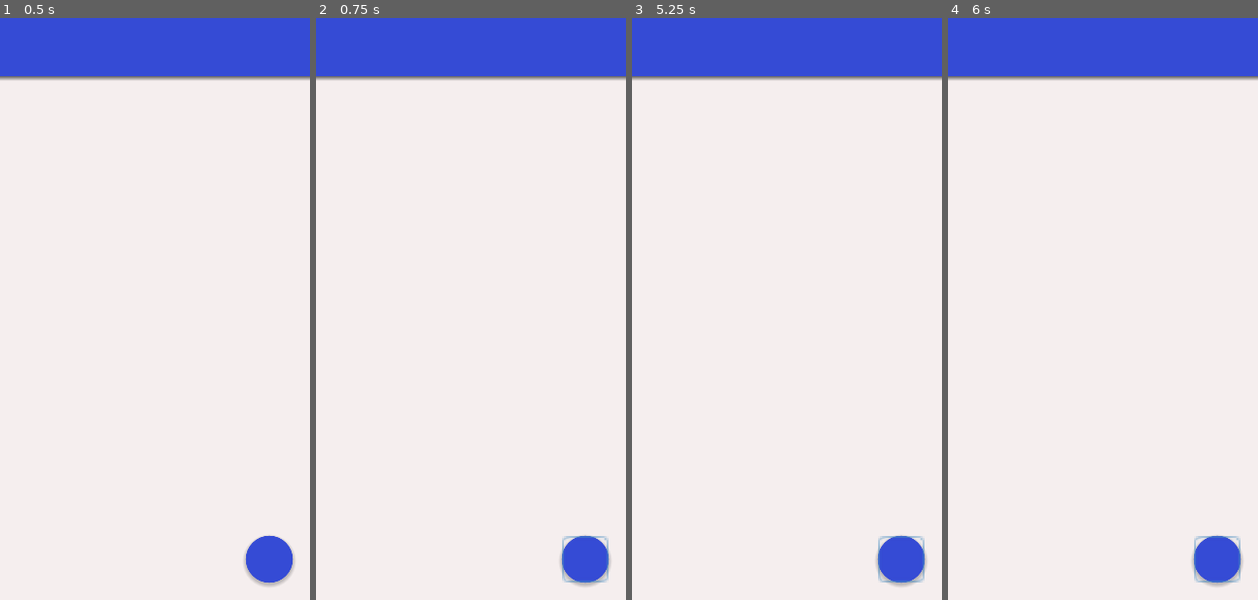
Above: before the commit, frames 1-4 (left to right).
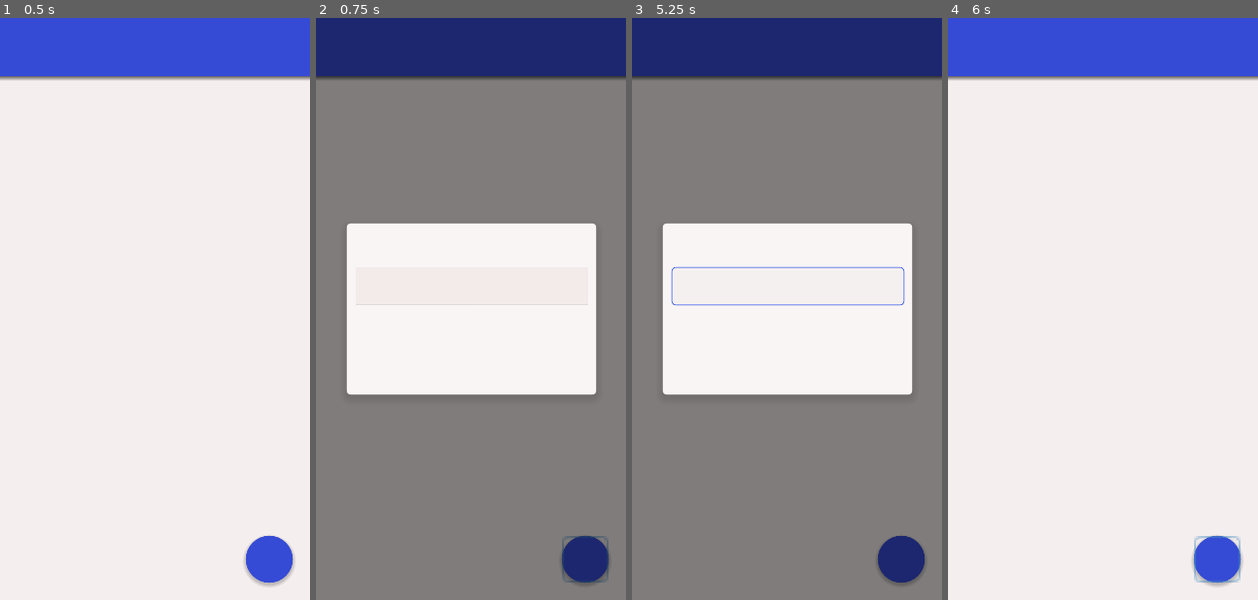
Above: after the commit, the same moments.

Repository: ErykMiszczuk/time-after-time
Game: Godot game, scene res://App.tscn
Two runs of this game, one before a commit and one after it. Both use one fixed random seed, a clock stepped at 60 frames per second and the inputs below.
Inputs (mouse positions are in pixels of both pictures, inside the frame that each line leads up to):
- Up to frame 1 (0.5 s): no input
- Up to frame 2 (0.75 s): click "+" at 0.5 s
- Up to frame 3 (5.25 s): click (805, 367) at 1.25 s, where only the run after the commit has a clickable "CANCEL"; click "+" at 2 s; click (876, 367) at 2.75 s, where only the run after the commit has a clickable "OK"; click "+" at 3.5 s; click (876, 367) at 4.25 s, where only the run after the commit has a clickable "OK"; tap Enter at 5 s; move the mouse to (855, 279) at 5.02 s; click (855, 279) at 5.17 s
- Up to frame 4 (6 s): click (1192, 367) at 5.75 s, where only the run after the commit has a clickable "OK"

Frame 1 is identical in both runs. In frame 2, 76% of the frame differs, in the area x 0-100%, y 0-100%; in frame 3, 77%; in frame 4, nothing differs.

Commit message:
Modal will hide when user click outside of panel area

Diff:
--- /dev/null
+++ b/AddTimerDialog.gd
@@ -0,0 +1,20 @@
+extends PopupDialog
+
+func _on_AddTimerBtn_pressed() -> void:
+	self.show_modal()
+
+
+func _on_CancelBtn_pressed() -> void:
+	if self.visible:
+		self.hide()
+
+
+func _on_OkBtn_pressed() -> void:
+	if self.visible:
+		self.hide()
+
+
+func _on_AddTimerDialog_gui_input(event: InputEvent) -> void:
+	if event is InputEventMouseButton:
+		if self.visible:
+			self.hide()
--- a/App.tscn
+++ b/App.tscn
@@ -1,10 +1,11 @@
-[gd_scene load_steps=8 format=2]
+[gd_scene load_steps=9 format=2]
 
 [ext_resource path="res://material_design_theme.tres" type="Theme" id=1]
 [ext_resource path="res://card_style.tres" type="StyleBox" id=2]
 [ext_resource path="res://roboto_bold_font.tres" type="DynamicFont" id=3]
 [ext_resource path="res://fab_style.tres" type="StyleBox" id=4]
 [ext_resource path="res://fab_pressed_style.tres" type="StyleBox" id=5]
+[ext_resource path="res://AddTimerDialog.gd" type="Script" id=6]
 
 [sub_resource type="StyleBoxFlat" id=1]
 content_margin_left = 8.0
@@ -14,8 +15,8 @@
 bg_color = Color( 0.207843, 0.294118, 0.835294, 1 )
 shadow_size = 5
 
-[sub_resource type="StyleBoxFlat" id=3]
-bg_color = Color( 0.176471, 0.160784, 0.160784, 0.486275 )
+[sub_resource type="StyleBoxFlat" id=2]
+bg_color = Color( 0, 0, 0, 0.478431 )
 
 [node name="App" type="Control"]
 anchor_right = 1.0
@@ -68,7 +69,7 @@
 size_flags_horizontal = 3
 size_flags_vertical = 3
 
-[node name="ScrollList__Items" type="VBoxContainer" parent="AppBackground/Control/AppView/ScrollList"]
+[node name="Items" type="VBoxContainer" parent="AppBackground/Control/AppView/ScrollList"]
 
 [node name="AddTimerBtn" type="Button" parent="AppBackground/Control"]
 anchor_left = 1.0
@@ -89,14 +90,16 @@
 }
 
 [node name="AddTimerDialog" type="PopupDialog" parent="AppBackground/Control"]
+visible = true
 anchor_right = 1.0
 anchor_bottom = 1.0
-custom_styles/panel = SubResource( 3 )
+custom_styles/panel = SubResource( 2 )
+script = ExtResource( 6 )
 __meta__ = {
 "_edit_use_anchors_": false
 }
 
-[node name="Panel" type="Panel" parent="AppBackground/Control/AddTimerDialog"]
+[node name="DialogBackground" type="Panel" parent="AppBackground/Control/AddTimerDialog"]
 anchor_left = 0.5
 anchor_top = 0.5
 anchor_right = 0.5
@@ -110,7 +113,7 @@
 "_edit_use_anchors_": false
 }
 
-[node name="Label" type="Label" parent="AppBackground/Control/AddTimerDialog/Panel"]
+[node name="DialogTitle" type="Label" parent="AppBackground/Control/AddTimerDialog/DialogBackground"]
 margin_left = 16.0229
 margin_top = 13.6633
 margin_right = 121.023
@@ -121,7 +124,7 @@
 "_edit_use_anchors_": false
 }
 
-[node name="LineEdit" type="LineEdit" parent="AppBackground/Control/AddTimerDialog/Panel"]
+[node name="LineEdit" type="LineEdit" parent="AppBackground/Control/AddTimerDialog/DialogBackground"]
 margin_left = 9.41586
 margin_top = 44.9668
 margin_right = 249.416
@@ -132,18 +135,22 @@
 "_edit_use_anchors_": false
 }
 
-[node name="ToolButton" type="ToolButton" parent="AppBackground/Control/AddTimerDialog/Panel"]
+[node name="CancelBtn" type="ToolButton" parent="AppBackground/Control/AddTimerDialog/DialogBackground"]
 margin_left = 107.592
 margin_top = 130.543
 margin_right = 190.592
 margin_bottom = 165.543
-custom_colors/font_color = Color( 0.321569, 0.415686, 0.913725, 1 )
+custom_colors/font_color = Color( 0.207843, 0.294118, 0.835294, 1 )
 text = "CANCEL"
 
-[node name="ToolButton2" type="ToolButton" parent="AppBackground/Control/AddTimerDialog/Panel"]
+[node name="OkBtn" type="ToolButton" parent="AppBackground/Control/AddTimerDialog/DialogBackground"]
 margin_left = 195.112
 margin_top = 130.587
 margin_right = 250.112
 margin_bottom = 165.587
-custom_colors/font_color = Color( 0.321569, 0.415686, 0.913725, 1 )
+custom_colors/font_color = Color( 0.207843, 0.294118, 0.835294, 1 )
 text = "OK"
+[connection signal="pressed" from="AppBackground/Control/AddTimerBtn" to="AppBackground/Control/AddTimerDialog" method="_on_AddTimerBtn_pressed" flags=3]
+[connection signal="gui_input" from="AppBackground/Control/AddTimerDialog" to="AppBackground/Control/AddTimerDialog" method="_on_AddTimerDialog_gui_input" flags=3]
+[connection signal="pressed" from="AppBackground/Control/AddTimerDialog/DialogBackground/CancelBtn" to="AppBackground/Control/AddTimerDialog" method="_on_CancelBtn_pressed" flags=3]
+[connection signal="pressed" from="AppBackground/Control/AddTimerDialog/DialogBackground/OkBtn" to="AppBackground/Control/AddTimerDialog" method="_on_OkBtn_pressed" flags=3]
